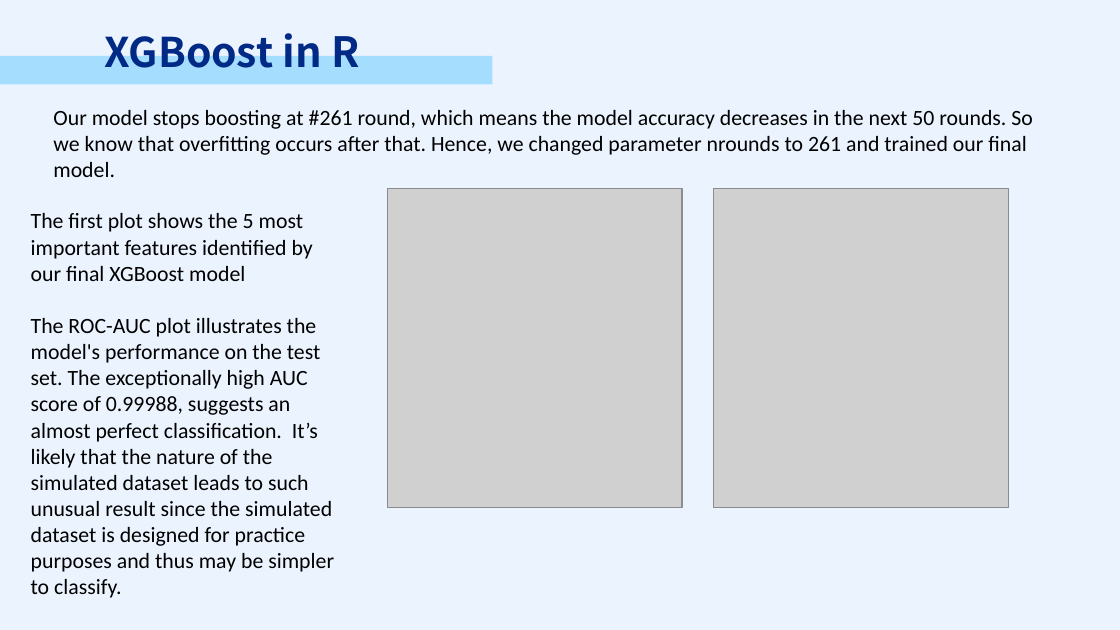
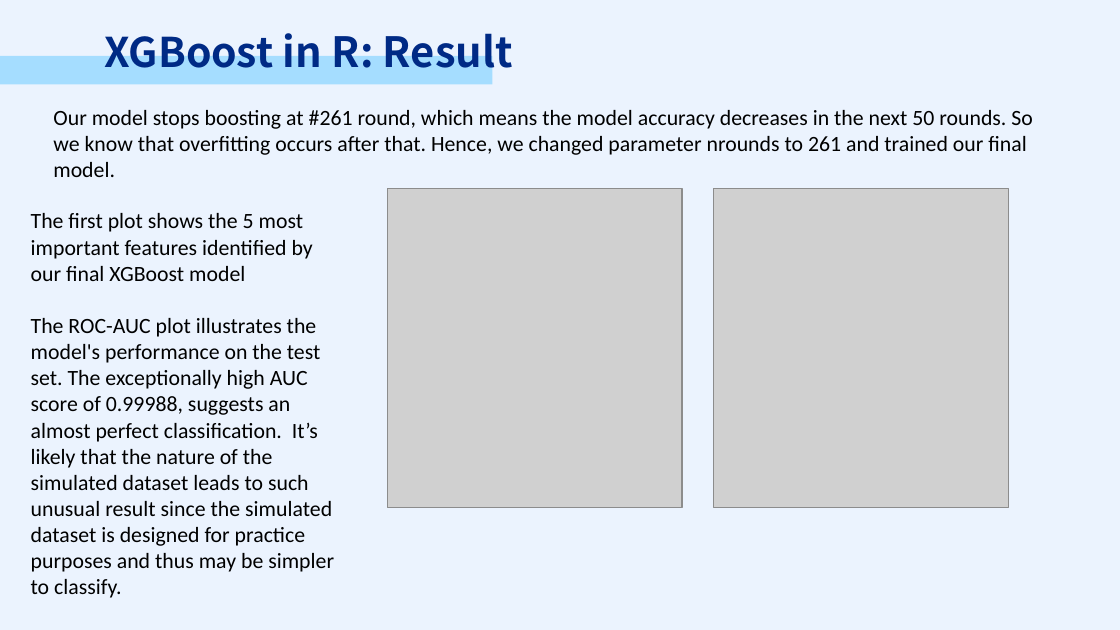
Before and after one commit to PSTAT197-F23/PSTAT197A_FP_Group1, a slide deck: slide 11 of scripts/drafts/PRESENTATION.pptx. Drawn at 1120x630 pixels with LibreOffice and Linux fonts; fonts in the diff are those of the drawing; grey boxes stand for pictures. Boxes give left, top, right and bottom in pixels: in the first picture for what was removed or moved away, otherwise in the second. Text is boxed around its words. In the diff, an @@ line names an element or a change of style, - is before the commit and + after.

```diff
--- a/scripts/drafts/PRESENTATION.pptx
+++ b/scripts/drafts/PRESENTATION.pptx
@@ text at (104, 25, 513, 77): text changed; size 26.3 to 26.8 pt @@
-XGBoost in R
+XGBoost in R: Result
```
Also in this commit, not shown: 2 other slides changed.
